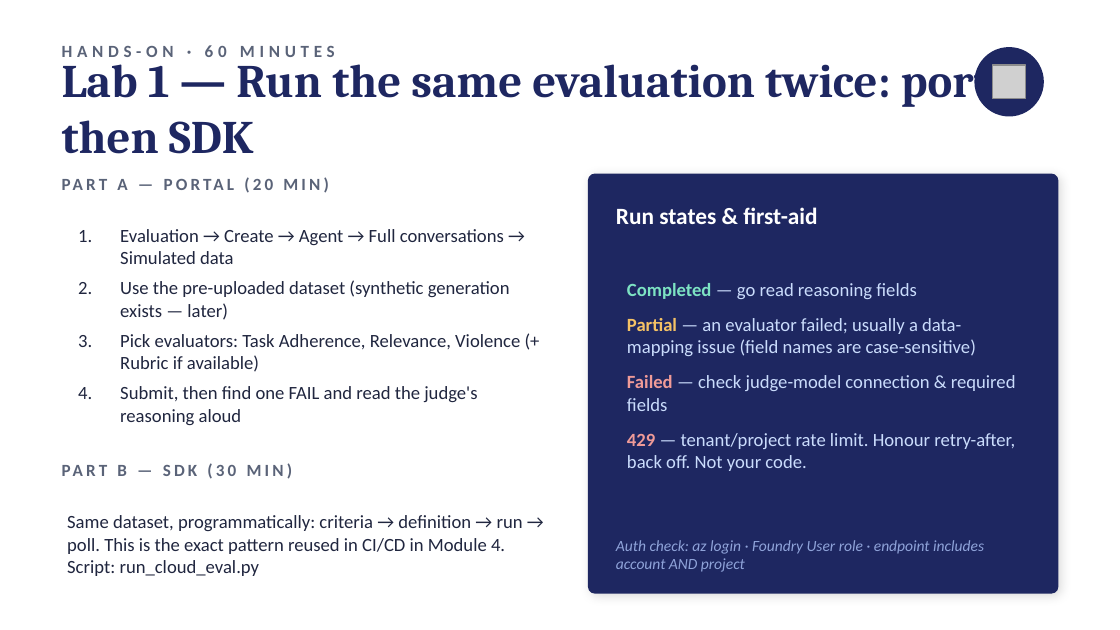
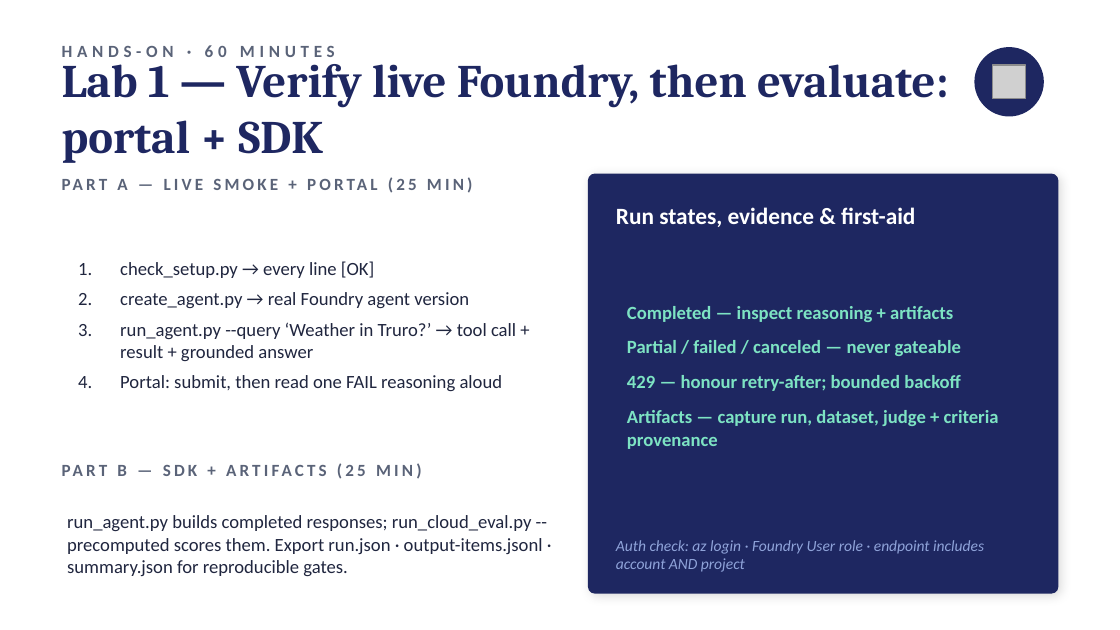
Before and after one commit to jplummer01/foundry-evaluations-workshop, a slide deck: slide 9 of slides/foundry-evals-workshop-deck.pptx. Drawn at 1120x630 pixels with LibreOffice and Linux fonts; fonts in the diff are those of the drawing; grey boxes stand for pictures. Boxes give left, top, right and bottom in pixels: in the first picture for what was removed or moved away, otherwise in the second. Text is boxed around its words. In the diff, an @@ line names an element or a change of style, - is before the commit and + after.

Commit message:
feat: bring model migration evaluation strategy to life
- export normalized Foundry evaluation artifacts and provenance
- add deterministic contract checks and offline promotion policies
- enhance datasets and CI comparison workflows
- document live smoke testing and migration lab workflows
- update workshop deck with evidence, gating, and migration guidance

```diff
--- a/slides/foundry-evals-workshop-deck.pptx
+++ b/slides/foundry-evals-workshop-deck.pptx
@@ text at <box>62,55,949,163</box>: text changed @@
-Lab 1 — Run the same evaluation twice: portal, then SDK
+Lab 1 — Verify live Foundry, then evaluate: portal + SDK
@@ text at <box>117,179,170,388</box>: text changed @@
-PART A — PORTAL (20 MIN)
+PART A — LIVE SMOKE + PORTAL (25 MIN)
@@ text at <box>616,207,915,227</box>: text changed @@
-Run states & first-aid
+Run states, evidence & first-aid
@@ text at <box>120,261,516,391</box>: text changed @@
-1. Evaluation → Create → Agent → Full conversations → Simulated data
-2. Use the pre-uploaded dataset (synthetic generation exists — later)
-3. Pick evaluators: Task Adherence, Relevance, Violence (+ Rubric if available)
-4. Submit, then find one FAIL and read the judge's reasoning aloud
+1. check_setup.py → every line [OK]
+2. create_agent.py → real Foundry agent version
+3. run_agent.py --query ‘Weather in Truro?’ → tool call + result + grounded answer
+4. Portal: submit, then read one FAIL reasoning aloud
@@ text at <box>627,306,999,449</box>: text changed; text colour #CADCFC to #7DE3C3; bold on @@
-Completed — go read reasoning fields
-Partial — an evaluator failed; usually a data-mapping issue (field names are case-sensitive)
-Failed — check judge-model connection & required fields
-429 — tenant/project rate limit. Honour retry-after, back off. Not your code.
+Completed — inspect reasoning + artifacts
+Partial / failed / canceled — never gateable
+429 — honour retry-after; bounded backoff
+Artifacts — capture run, dataset, judge + criteria provenance
@@ text at <box>67,515,543,576</box>: text changed @@
-Same dataset, programmatically: criteria → definition → run → poll. This is the exact pattern reused in CI/CD in Module 4. Script: run_cloud_eval.py
+run_agent.py builds completed responses; run_cloud_eval.py --precomputed scores them. Export run.json · output-items.jsonl · summary.json for reproducible gates.
```
Also in this commit, not shown: 4 other slides changed, 1 slide added.
